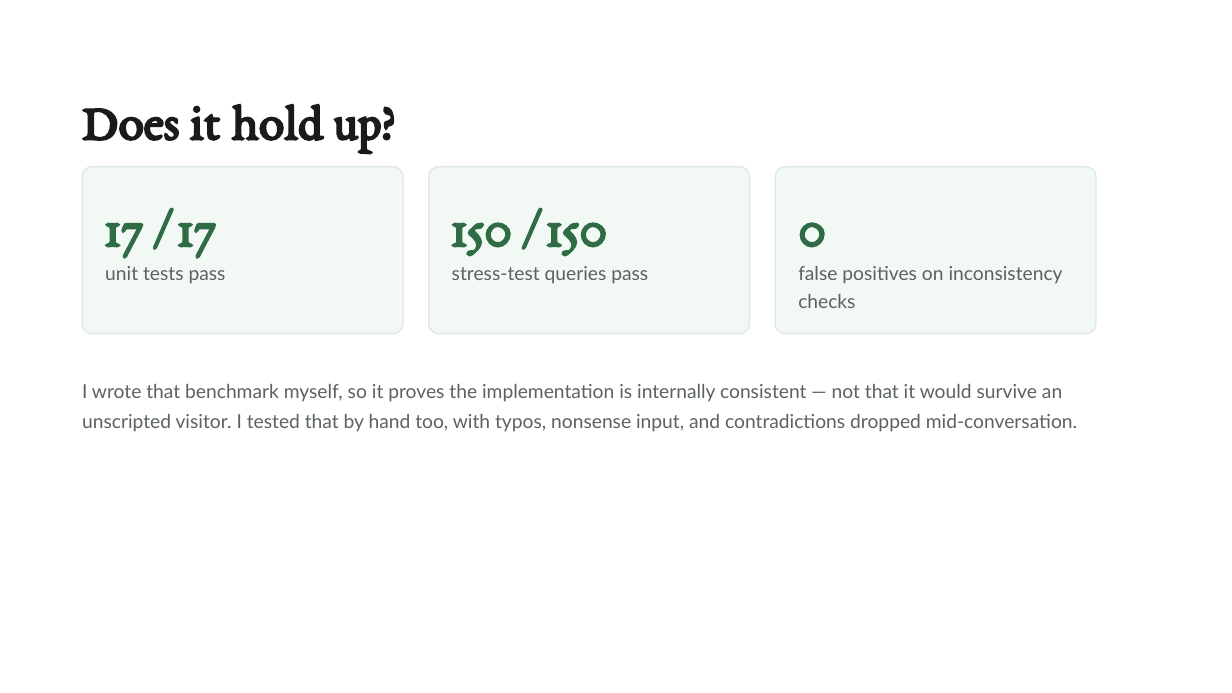
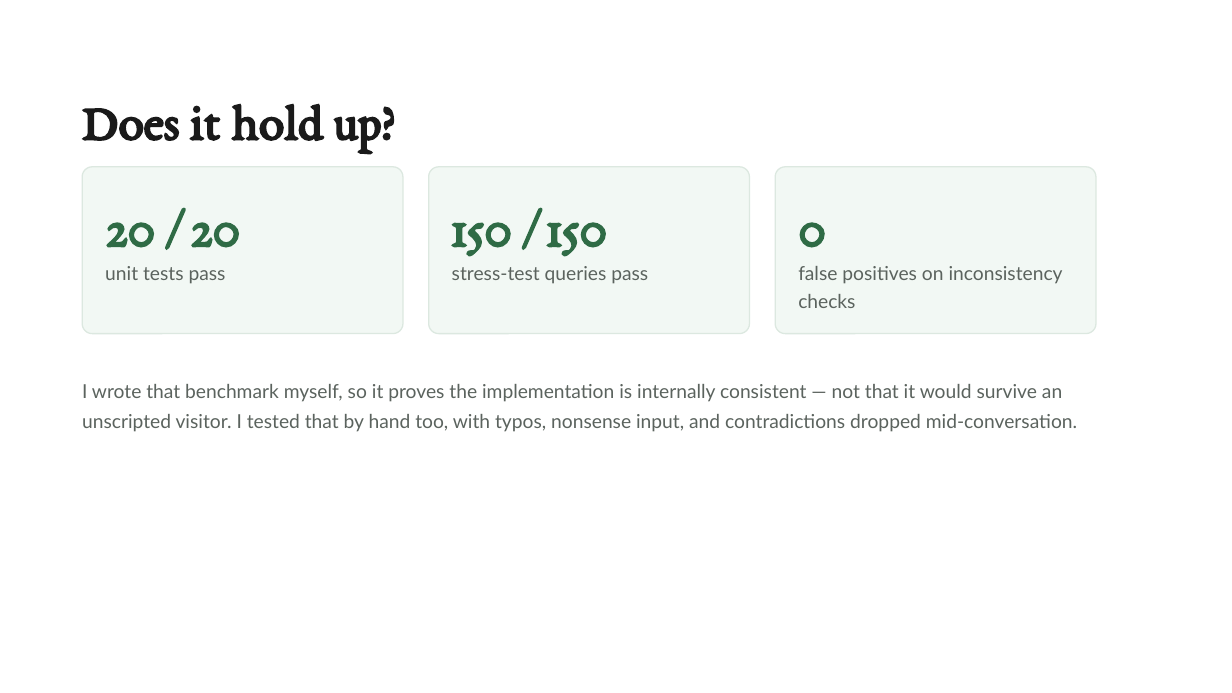
Before and after one commit to Mahdi-Miri/NLP-Project, a slide deck: slide 11 of presentation.pptx. Drawn at 1232x693 pixels with LibreOffice and Linux fonts; fonts in the diff are those of the drawing. Boxes give left, top, right and bottom in pixels: in the first picture for what was removed or moved away, otherwise in the second. Text is boxed around its words. In the diff, an @@ line names an element or a change of style, - is before the commit and + after.

```diff
--- a/presentation.pptx
+++ b/presentation.pptx
@@ text at [105,222,240,248]: text changed @@
-17 / 17
+20 / 20
```
Also in this commit, not shown: 4 other slides changed, 1 slide added, 30 other files.
